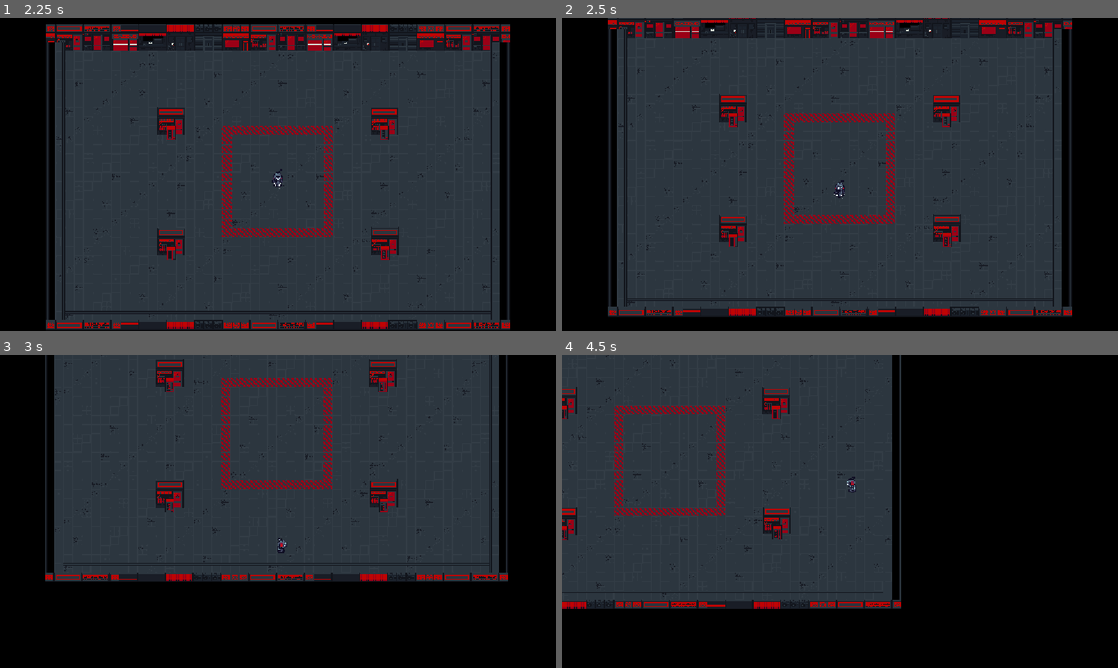
Above: before the commit, frames 1-4 (two rows, left to right).
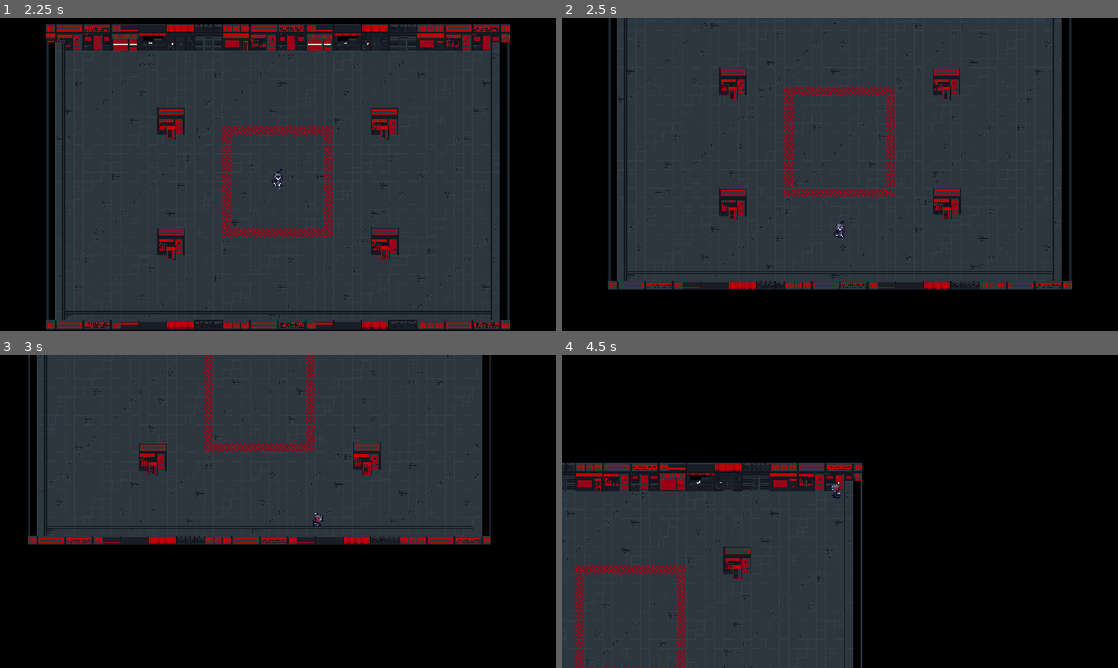
Above: after the commit, the same moments.

Repository: Oncomito/BBArsenal
Game: Godot game, scene res://scenes/ui/splash.tscn
The game is run twice, just before and just after one commit, with the same random seed, the same clock (stepped at 60 frames per second) and the same inputs.
Inputs:
- Up to frame 1 (2.25 s): tap Enter (ui_accept) at 0.5, 2, 2.1 s; hold D (right, bound only before the commit) 0.53-1.25 s; hold Enter (ui_accept) 0.53-1.25 s; tap Shift (player_dash, bound only after the commit) at 0.6 s; click "Start" at 1.25 s; hold S (down, bound only before the commit) from 2.03 s (still down)
- Up to frame 2 (2.5 s): keep holding S (down, bound only before the commit); tap Enter (ui_accept) at 2.27 s; tap Shift (player_dash, bound only after the commit) at 2.3 s
- Up to frame 3 (3 s): tap Enter (ui_accept) at 2.57 s; release S (down, bound only before the commit) at 2.78 s; hold D (right, bound only before the commit) from 2.78 s (still down); hold Enter (ui_accept) from 2.78 s (still down); tap Shift (player_dash, bound only after the commit) at 2.85 s
- Up to frame 4 (4.5 s): release D (right, bound only before the commit) at 3.53 s; release Enter (ui_accept) at 3.53 s; hold W (up, bound only before the commit) 3.53-4.28 s; tap Shift (player_dash, bound only after the commit) at 3.6 s; tap Enter (ui_accept) at 3.77, 4.07 s; hold A (left, bound only before the commit) from 4.28 s (still down); hold Enter (ui_accept) from 4.28 s (still down)

Frame 1 is identical in both runs. In frame 2, 18% of the frame differs, in the area x 8-92%, y 0-96%; in frame 3, 19%; in frame 4, 40%, in the area x 0-61%, y 0-100%.

Commit message:
player dashing

Diff:
--- a/project.godot
+++ b/project.godot
@@ -34,29 +34,33 @@
 
 [input]
 
-up={
+player_up={
 "deadzone": 0.2,
 "events": [Object(InputEventKey,"resource_local_to_scene":false,"resource_name":"","device":-1,"window_id":0,"alt_press …(192 unchanged characters)…
+, Object(InputEventKey,"resource_local_to_scene":false,"resource_name":"","device":-1,"window_id":0,"alt_pressed":false,"shift_pressed":false,"ctrl_pressed":false,"meta_pressed":false,"pressed":false,"keycode":0,"physical_keycode":4194320,"key_label":0,"unicode":0,"location":0,"echo":false,"script":null)
 ]
 }
-left={
+player_left={
 "deadzone": 0.2,
 "events": [Object(InputEventKey,"resource_local_to_scene":false,"resource_name":"","device":-1,"window_id":0,"alt_press …(191 unchanged characters)…
+, Object(InputEventKey,"resource_local_to_scene":false,"resource_name":"","device":-1,"window_id":0,"alt_pressed":false,"shift_pressed":false,"ctrl_pressed":false,"meta_pressed":false,"pressed":false,"keycode":0,"physical_keycode":4194319,"key_label":0,"unicode":0,"location":0,"echo":false,"script":null)
 ]
 }
-down={
+player_down={
 "deadzone": 0.2,
 "events": [Object(InputEventKey,"resource_local_to_scene":false,"resource_name":"","device":-1,"window_id":0,"alt_press …(192 unchanged characters)…
+, Object(InputEventKey,"resource_local_to_scene":false,"resource_name":"","device":-1,"window_id":0,"alt_pressed":false,"shift_pressed":false,"ctrl_pressed":false,"meta_pressed":false,"pressed":false,"keycode":0,"physical_keycode":4194322,"key_label":0,"unicode":0,"location":0,"echo":false,"script":null)
 ]
 }
-right={
+player_right={
 "deadzone": 0.2,
 "events": [Object(InputEventKey,"resource_local_to_scene":false,"resource_name":"","device":-1,"window_id":0,"alt_press …(192 unchanged characters)…
+, Object(InputEventKey,"resource_local_to_scene":false,"resource_name":"","device":-1,"window_id":0,"alt_pressed":false,"shift_pressed":false,"ctrl_pressed":false,"meta_pressed":false,"pressed":false,"keycode":0,"physical_keycode":4194321,"key_label":0,"unicode":0,"location":0,"echo":false,"script":null)
 ]
 }
-esc={
+player_dash={
 "deadzone": 0.2,
-"events": [Object(InputEventKey,"resource_local_to_scene":fa …(145 unchanged characters)… lse,"keycode":0,"physical_keycode":4194305,"key_label":0,"unicode":0,"location":0,"echo":false,"script":null)
+"events": [Object(InputEventKey,"resource_local_to_scene":fa …(145 unchanged characters)… lse,"keycode":0,"physical_keycode":4194325,"key_label":0,"unicode":0,"location":1,"echo":false,"script":null)
 ]
 }
 
--- a/scenes/player/player.gd
+++ b/scenes/player/player.gd
@@ -1,19 +1,54 @@
 extends CharacterBody2D
+
+signal dash_count_changed(current_count: int, max_count: int)
 
 @export var speed: float = 1945.0
 @export var acceleration: float = 1945.0
 @export var friction: float = 1800.0
+@export var dash_speed_multiplier: float = 1.5
+@export var max_dash_count: int = 3
+@export var dash_recharge_time: float = 5.0
+
+var normal_speed: float = speed
+var current_dash_count: int = max_dash_count
+var dash_recharge_timer: float = 0.0
+var facing_direction: String = "down"
 
 @onready var animated_sprite: AnimatedSprite2D = $AnimatedSprite2D
+@onready var dash_timer: Timer = %DashTimer
 
-var facing_direction: String = "down"
+func _ready() -> void:
+	add_to_group("player")
+	normal_speed = speed
+	current_dash_count = max_dash_count
 
 func _physics_process(delta: float) -> void:
+	_handle_dash_recharge(delta)
 	_input_move(delta)
 	move_and_slide()
 
+func _handle_dash_recharge(delta: float) -> void:
+	if current_dash_count < max_dash_count:
+		dash_recharge_timer += delta
+		if dash_recharge_timer >= dash_recharge_time:
+			dash_recharge_timer -= dash_recharge_time
+			current_dash_count += 1
+			dash_count_changed.emit(current_dash_count, max_dash_count)
+	else:
+		dash_recharge_timer = 0.0
+
 func _input_move(delta: float) -> void:
-	var input_direction := Input.get_vector("left", "right", "up", "down")
+	var input_direction := Input.get_vector("player_left", "player_right", "player_up", "player_down")
+
+	if Input.is_action_just_pressed("player_dash") and current_dash_count > 0:
+		current_dash_count -= 1
+		dash_count_changed.emit(current_dash_count, max_dash_count)
+		dash_timer.start()
+		speed = normal_speed * dash_speed_multiplier
+		var dash_dir := input_direction
+		if dash_dir == Vector2.ZERO:
+			dash_dir = _get_facing_direction_vector()
+		velocity += dash_dir * speed
 
 	if input_direction != Vector2.ZERO:
 		velocity = velocity.move_toward(input_direction * speed, acceleration * delta)
@@ -29,6 +64,28 @@
 	else:
 		facing_direction = "down" if dir.y > 0.0 else "up"
 
+func _get_facing_direction_vector() -> Vector2:
+	match facing_direction:
+		"left":
+			return Vector2.LEFT
+		"right":
+			return Vector2.RIGHT
+		"up":
+			return Vector2.UP
+		_:
+			return Vector2.DOWN
+
+func _on_dash_timer_timeout() -> void:
+	speed = normal_speed
+
 func _play_animation(anim_name: String) -> void:
 	if animated_sprite.animation != anim_name:
 		animated_sprite.play(anim_name)
+
+func get_dash_count() -> int:
+	return current_dash_count
+
+func get_dash_recharge_ratio() -> float:
+	if current_dash_count >= max_dash_count:
+		return 1.0
+	return clampf(dash_recharge_timer / dash_recharge_time, 0.0, 1.0)
--- a/scenes/player/player.tscn
+++ b/scenes/player/player.tscn
@@ -292,3 +292,10 @@
 position = Vector2(1, -60)
 zoom = Vector2(0.3, 0.3)
 position_smoothing_enabled = true
+
+[node name="DashTimer" type="Timer" parent="." unique_id=1126209666]
+unique_name_in_owner = true
+wait_time = 0.12
+one_shot = true
+
+[connection signal="timeout" from="DashTimer" to="." method="_on_dash_timer_timeout"]
--- a/scenes/ui/main_menu.gd
+++ b/scenes/ui/main_menu.gd
@@ -2,15 +2,22 @@
 
 const main_scene: String = "res://scenes/main/main.tscn"
 
-
-# Called when the node enters the scene tree for the first time.
 func _ready() -> void:
 	get_tree().paused = false
 
-
 func _on_start_pressed() -> void:
 	get_tree().change_scene_to_file(main_scene)
+
 func _on_settings_pressed() -> void:
 	print("Open settings menu here")
+
 func _on_exit_pressed() -> void:
 	get_tree().quit()
+
+func _unhandled_input(event: InputEvent) -> void:
+	if event.is_action_pressed("ui_cancel"):
+		get_viewport().set_input_as_handled()
+		_on_exit_pressed()
+	elif event.is_action_pressed("ui_accept"):
+		get_viewport().set_input_as_handled()
+		_on_start_pressed()
--- a/scenes/ui/pause_menu.gd
+++ b/scenes/ui/pause_menu.gd
@@ -2,22 +2,26 @@
 
 const main_menu_scene: String = "res://scenes/ui/main_menu.tscn"
 
-# Called when the node enters the scene tree for the first time.
 func _ready() -> void:
 	visible = false
 	process_mode = Node.PROCESS_MODE_ALWAYS
 
 func toggle_pause() -> void:
-	var is_paused: bool = not get_tree().paused
-	get_tree().paused = is_paused
-	visible = is_paused
+	get_tree().paused = not get_tree().paused
+	visible = get_tree().paused
 
 func _unhandled_input(event: InputEvent) -> void:
-	# Uses the "esc" action already configured in your project.godot
-	if event.is_action_pressed("esc"):
+	if event.is_action_pressed("ui_cancel"):
+		get_viewport().set_input_as_handled()
+		if not get_tree().paused:
+			toggle_pause()
+		else:
+			_on_main_menu_pressed()
+	elif event.is_action_pressed("ui_accept"):
+		get_viewport().set_input_as_handled()
+		if not get_tree().paused:
+			return
 		toggle_pause()
-		get_viewport().set_input_as_handled()
-
 
 func _on_continue_pressed() -> void:
 	toggle_pause()
--- /dev/null
+++ b/scenes/ui/stamina_bar.gd
@@ -0,0 +1,87 @@
+class_name StaminaBar
+extends Control
+
+@export var player: CharacterBody2D
+
+@export_group("Layout")
+@export var segment_width: float = 70.0
+@export var segment_height: float = 16.0
+@export var segment_spacing: float = 8.0
+@export var border_thickness: float = 2.0
+
+@export_group("Colors")
+@export var bg_color: Color = Color(0.04, 0.06, 0.1, 0.85)
+@export var border_empty_color: Color = Color(0.18, 0.25, 0.35, 0.7)
+@export var border_charging_color: Color = Color(0.0, 0.6, 0.85, 0.9)
+@export var border_full_color: Color = Color(0.0, 0.95, 1.0, 1.0)
+
+@export var fill_charging_color: Color = Color(0.0, 0.65, 0.88, 0.9)
+@export var fill_full_color: Color = Color(0.0, 0.88, 1.0, 1.0)
+@export var highlight_color: Color = Color(1.0, 1.0, 1.0, 0.45)
+
+var current_stamina: float = 3.0
+var max_stamina: float = 3.0
+
+func _ready() -> void:
+	custom_minimum_size = Vector2(
+		3.0 * segment_width + 2.0 * segment_spacing,
+		segment_height
+	)
+	_find_player()
+
+func _find_player() -> void:
+	if is_instance_valid(player):
+		return
+	var p: Node = get_parent()
+	while p != null and not (p is CharacterBody2D):
+		p = p.get_parent()
+	if p is CharacterBody2D:
+		player = p
+	elif owner is CharacterBody2D:
+		player = owner
+	else:
+		player = get_tree().get_first_node_in_group("player") as CharacterBody2D
+
+func _process(_delta: float) -> void:
+	if not is_instance_valid(player):
+		_find_player()
+
+	if is_instance_valid(player) and "stamina" in player:
+		current_stamina = player.stamina
+		if "max_stamina" in player:
+			max_stamina = player.max_stamina
+	queue_redraw()
+
+func _draw() -> void:
+	var total_segments := int(max_stamina)
+	if total_segments <= 0:
+		total_segments = 3
+
+	for i in range(total_segments):
+		var seg_pos := Vector2(i * (segment_width + segment_spacing), 0.0)
+		var seg_rect := Rect2(seg_pos, Vector2(segment_width, segment_height))
+
+		var fill := clampf(current_stamina - float(i), 0.0, 1.0)
+		var is_full := fill >= 1.0
+
+		# 1. Background
+		draw_rect(seg_rect, bg_color, true)
+
+		# 2. Fill bar (progress within this segment)
+		if fill > 0.0:
+			var inner_width := (segment_width - border_thickness * 2.0) * fill
+			var fill_rect := Rect2(
+				seg_pos + Vector2(border_thickness, border_thickness),
+				Vector2(inner_width, segment_height - border_thickness * 2.0)
+			)
+			var cur_fill_col := fill_full_color if is_full else fill_charging_color
+			draw_rect(fill_rect, cur_fill_col, true)
+
+			# Top gloss highlight
+			if fill_rect.size.x > 2.0:
+				var gloss_rect := Rect2(fill_rect.position, Vector2(fill_rect.size.x, 2.0))
+				draw_rect(gloss_rect, highlight_color, true)
+
+		# 3. Outer border outline
+		var cur_border_col := border_full_color if is_full else (border_charging_color if fill > 0.0 else border_empty_color)
+		draw_rect(seg_rect, cur_border_col, false, border_thickness)
--- /dev/null
+++ b/scenes/ui/stamina_bar.tscn
@@ -0,0 +1,36 @@
+[gd_scene format=3 uid="uid://bs6j3y8q2t5nw"]
+
+[ext_resource type="Script" path="res://scenes/ui/stamina_bar.gd" id="1_stamina"]
+[ext_resource type="FontFile" uid="uid://rj7dwdgpy2oc" path="res://assets/fonts/Sandra.ttf" id="2_font"]
+
+[node name="StaminaHUD" type="CanvasLayer"]
+layer = 5
+
+[node name="MarginContainer" type="MarginContainer" parent="."]
+anchors_preset = 2
+anchor_top = 1.0
+anchor_bottom = 1.0
+offset_top = -65.0
+offset_right = 260.0
+grow_vertical = 0
+theme_override_constants/margin_left = 32
+theme_override_constants/margin_bottom = 24
+
+[node name="VBoxContainer" type="VBoxContainer" parent="MarginContainer"]
+layout_mode = 2
+theme_override_constants/separation = 4
+
+[node name="Label" type="Label" parent="MarginContainer/VBoxContainer"]
+layout_mode = 2
+theme_override_colors/font_color = Color(0, 0.92, 1, 0.95)
+theme_override_colors/font_shadow_color = Color(0, 0, 0, 0.8)
+theme_override_constants/shadow_offset_x = 1
+theme_override_constants/shadow_offset_y = 1
+theme_override_fonts/font = ExtResource("2_font")
+theme_override_font_sizes/font_size = 14
+text = "STAMINA"
+
+[node name="StaminaBar" type="Control" parent="MarginContainer/VBoxContainer"]
+custom_minimum_size = Vector2(226, 16)
+layout_mode = 2
+script = ExtResource("1_stamina")
Not shown, added: scenes/ui/stamina_bar.gd.uid
